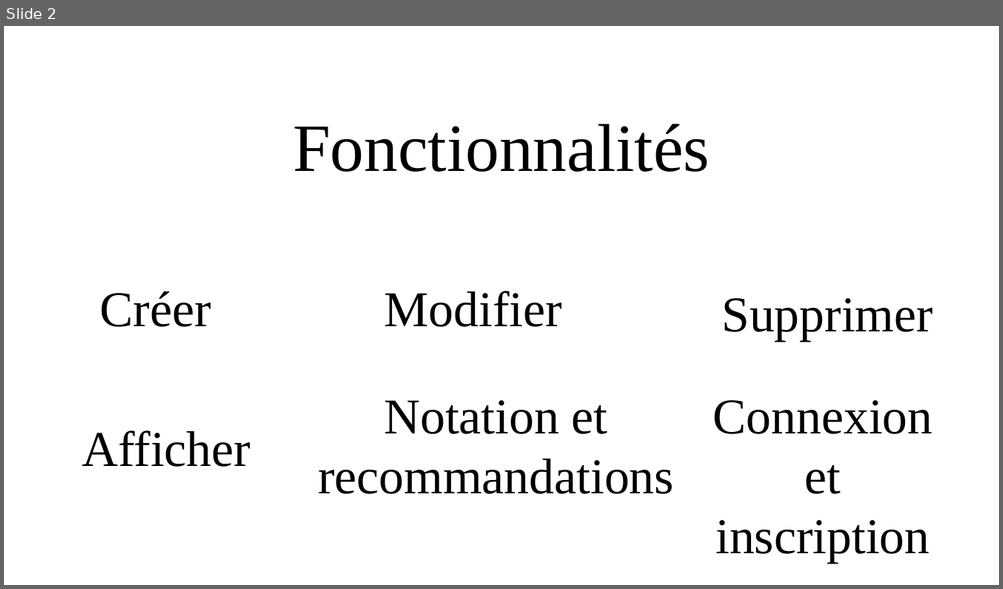
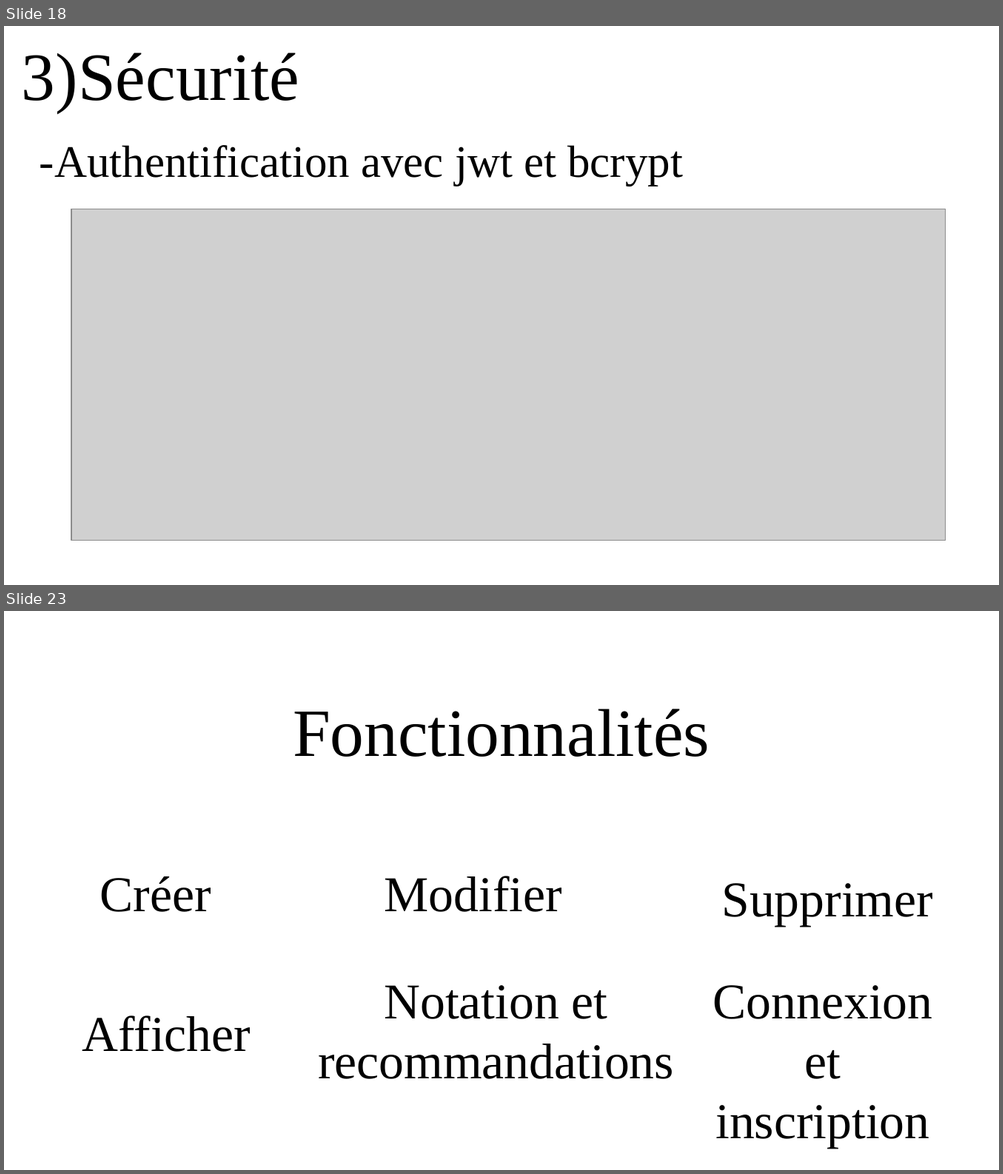
Before and after one commit to zakari9959/Projet7_Openclassrooms, a slide deck: Support_de_présentation.odp. Shown one above the other, each under a label of ours: slide 2 before the commit, slides 18 and 23 after it; the slides between them are not shown. The pictures are 1003x589 and 1003x1174 pixels, drawn with LibreOffice and Linux fonts; fonts in the diff are those of the drawing; grey boxes stand for pictures; background and template pictures are left out. Boxes give left, top, right and bottom in pixels: in the first picture for what was removed or moved away, otherwise in the second. Text is boxed around its words. In the diff, an @@ line names an element or a change of style, - is before the commit and + after.

```diff
--- a/Support_de_présentation.odp
+++ b/Support_de_présentation.odp
@@ slide 18 added at (x1=4, y1=26, x2=999, y2=585), background picture (left out) @@
@@ title added at (x1=22, y1=53, x2=299, y2=113), 54 pt, text #000000 @@
+3)Sécurité
@@ title added at (x1=40, y1=145, x2=683, y2=185), 36 pt, text #000000 @@
+-Authentification avec jwt et bcrypt
@@ picture added at (x1=71, y1=210, x2=946, y2=541) @@
@@ what was slide 2 is now slide 23 @@
```
Also in this commit, not shown: 1 slide changed, 20 other slides added, 2 other files.
